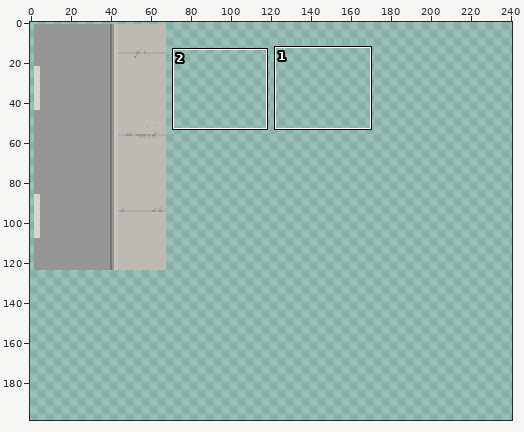
A sprite sheet gets an edit: Assets/art/city.png. Above: a wide view before the commit, with the close-up outlined.
Close-up. First the earlier version:
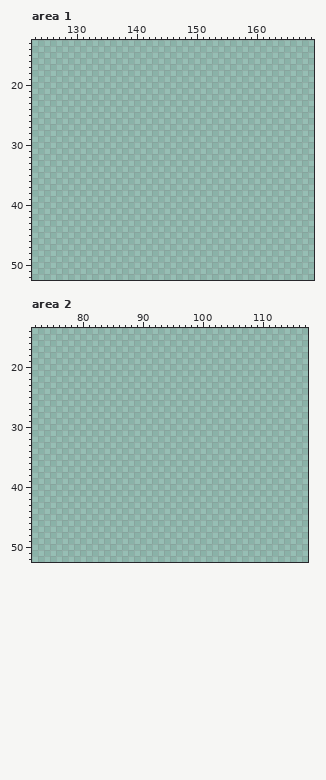
The file is 256x256 pixels. Colours within 5 levels of each other are drawn and written as one. Shown: area 1: x 123..169, y 13..52; area 2: x 72..117, y 14..52. The wide view leaves out empty margins. The commit also changed other parts of the picture, which this record leaves out.
The same view after the edit:
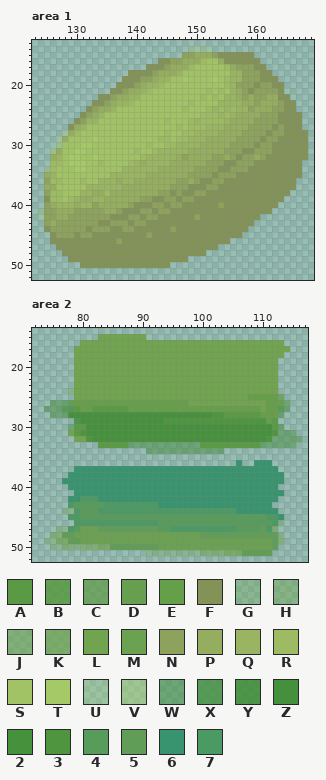
Palette (. is transparent): A #5a9a44  B #5b9a44dd  C #5f9c46ba  D #659e48ec  E #669f49  F #839358  G #71a44e59  H #71a44e74  J #71a44e93  K #71a44eb9  L #71a44e  M #6ba252  N #8da25c  P #94ad5f  Q #99b561  R #9dbb63  S #a2c365  T #a6c967  U #aacf6a43  V #aacf6a74  W #438f3a81  X #438f3ac1  Y #438f3ae0  Z #438f3af8  2 #46913c  3 #4f953f  4 #589c5c  5 #609e58  6 #37946e  7 #4b9963
Edits made:
Changed rows in their new state; - is an unchanged pixel.
Area 1:
first column x 124:
14 -------------------------UUUU----------------
15 ------------------------NNPPPNFFFFFF---------
16 --------------------FFNNPPPRSSPFFFFFF--------
17 ------------------FFFNPPPRSSSSSRPNNNFF-------
18 ---------------FFFFNPPPQSSSSSSSSQQNNNFF------
19 --------------FFFNNPQQSSTSSSSTSRQQNNNFFF-----
20 -------------FFFNPQQRSSSSSSSSSSRQNNNFNNFF----
21 ------------FFNPPQRSSSSSSSSSRSRSQPNFNNNNF----
22 ----------FFNPPQQSSSSSSSSSSRSRSQQPNPNNPPFF---
23 ---------FFNPQQRSSSSSSSSSRSSSSQQQQPPNPPPNFF--
24 --------FNPPQSSSSSSSSSSSRSSSRQRQRQQNPPPNNFF--
25 -------FNPQSSSSSSSSSSSSSSSSRRRQRQPPPPNNNFFFF-
26 ------FNQQSSSSSSSSSSSRSSSRQRRRRQPPPPNNNNFFFF-
27 -----FPQSSSSSSSSSSSSSSSRSRRRQQQPPPPNNNNFNFFF-
28 ----UPRSSSSSSSSSSSSSSRSSRRQQQQPPPPNNNNFNNFFFF
29 ---UPSSSSTSSSSSSSSSSRRSRRQQQPPPPPNNNNFNNFFFFF
30 ---VSSSTTSSSSSSSSSRSSRRQQQQPPPPPNNNNFNNFFFFFF
31 --VPSSTTSSSSSSSSRSSRQQQQQPPPPPPNNNFFNNNFFFFFF
32 --PQSTTSSTSSSSSSSRQQQQQPNPPPPNNPNFNNPNFFFFFFF
33 --RRSTTTSSRSSSSRQPQQQQPPPPPPNNNFFNNNFFFFFFFF-
34 -URSSSTTSSSSSSQQQQQQPPPPPPNNNNFFNNNFFFFFFFFF-
35 -PQSSSSSSSSSQQQQQQPPPPPPPNNNNFNNNFFFFFFFFFFF-
36 -NRRSSSRSSQQQPQQPPPPPPPNNPNFFNNFFFFFFFFFFFF--
37 -PPSSSSSQQQQQQPPPPPPPPNNNFFFNNFFFFFFFFFFFFF--
38 -NRRSSSQQPPRPPPPPPPPNNFNFFNNFFFFFFFFFFFFFF---
39 -FRRSRQPPQQPPPPPPNNFFNNFNNFFFFFFFFFFFFFFF----
40 -NPQQQPQQNPPPPPNFFFNNFNNFFFFFFNFFFFFFFFF-----
41 UNNPPPNNNNNPPNFFFNNFNNFFFFFFFFFFFFFFFFF------
42 UNNPPNNNNNNNFFFNNFNNFFFFFFNFFFFFFFFFF--------
43 -NPNNNNNNNFFNNNFNNFFFFFFFFFFFFFFFFFF---------
44 -FNNNNNNFNNNFFNNFFFFFFNFFFFFFFFFFFF----------
45 --FNNNFNNFFFFFFFFFNFFFFFFFFFFFFFFF-----------
46 --FFFFFFFFFFFNFFFFFFFFFFFFFFFFFF-------------
47 ---FFFFFFFFFFFFFFFFFFFFFFFFFFF---------------
48 ----FFFFFFFFFFFFFFFFFFFFFFFF-----------------
49 -----FFFFFFFFFFFFFFFFFFFF--------------------
50 -------FFFFFFFFFFFFFFF-----------------------
Area 2:
first column x 74:
15 ---------LLLLLLLL--------------------------
16 ------LLLLLLLLLLLLLLLLLLLLLLLLLLLLLLLLLL---
17 -----LLLLLLLLLLLLLLLLLLLLLLLLLLLLLLLLLLLL--
18 -----LLLLLLLLLLLLLLLLLLLLLLLLLLLLLLLLLLL---
19 -----LLLLLLLLLLLLLLLLLLLLLLLLLLLLLLLLLL----
20 -----LLLLLLLLLLLLLLLLLLLLLLLLLLLLLLLLLL----
21 -----LLLLLLLLLLLLLLLLLLLLLLLLLLLLLLLLLL----
22 -----LLLLLLLLLLLLLLLLLLLLLLLLLLLLLLLLLL----
23 -----LLLLLLLLLLLLLLLLLLLLLLLLLLLLLLLLLL----
24 ----HLLLLLLLLLLLLLLLLLLLLLLLLLLLLLLLLLL----
25 -----LLLLLLLLLLLLLLLLLLLLLLLLLLLLLEEEEEC---
26 -WWWBEEEEEEEEEEEEEEEEEEELLLLLLLLLLLLLEEDW--
27 WWWXXAEEAAAAAAEEEEEEEEEEEEEEEEEEEEEELEEXW--
28 -WWWZ2222222222222222222222233AAAAAAEEEW---
29 -----Y2222222222222233333333333333333EA----
30 ----WAA2222222222222222222222222222222AW---
31 ----LA322222222222222222222222222222223WWW-
32 -----LL3222222222222222222222222222223WWWWW
33 ---------AAAAAWWWWWWWWWWWWAAAAAAAAAAWWWWWW-
34 -----------------WWWWWWWWWWWWW-------------
36 --------------------------------6--666-----
37 -----6666666666666666666666666666666666----
38 ----666666666666666666666666666666666666---
39 ---6666666666666666666666666666666666666---
40 ----66666666666666666666666666666666666----
41 -----66666666666666666666666666666666666---
42 ----66777666666666666666666666666666666----
43 ----7444447777777776666666666666666666-----
44 ---GG7444777777777777777777777776666666----
45 ----774444444444444444444444444444444776---
46 -----7777777777777744444444444444444447G---
47 --GG74MMM55555555554477777777777444457J----
48 -JJ55MMMMMMMMMMMMMMMMMMMMM5555555555555G---
49 GGKK55MMMMMMMMMMMMMMMMMMMMMMMMMMMMMMMM5J---
50 -GGJJGJJJKK55555555MMMMMMMMMMMMMMMMMMM5----
51 -----------------GGGGGGGGGJJJJKKK55555-----
